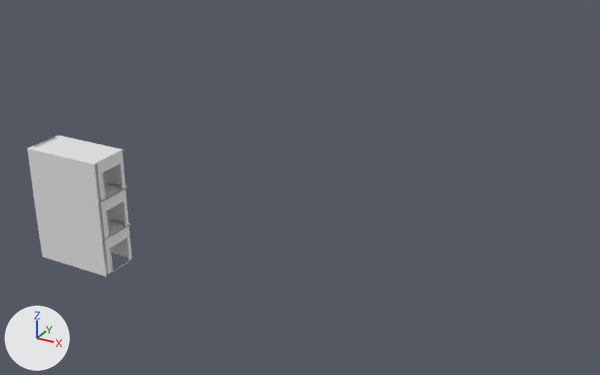
One commit to the Blender file Assets/Resource/Blender/stairs.blend: the scene before it, then after it.
Rendered twice from a 50 mm lens placed at (13.4, -59.1, 27.1), pointed at (-12.6, -11.9, 3.5). Arrows for +X, +Y and +Z are at lower left; the lights stay in place.

In view in the first picture: 'stairs'.
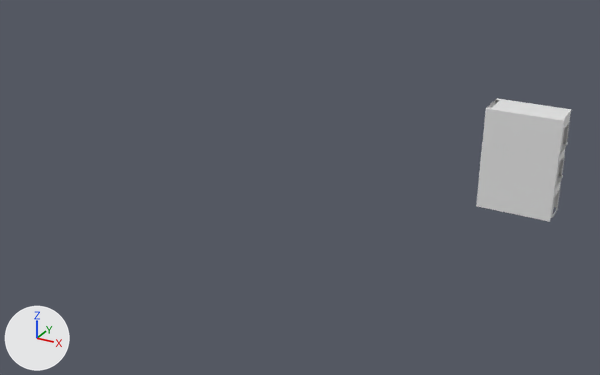
Boxes [x1, y1, x2, y2] around the edits, measured in the pictures (600 x 375 px; the box of a moved part takes in the faces that stretch with it):
'stairs', reshaped, moved (8% narrower, 12% shorter): before [27, 135, 132, 276]; after [476, 98, 572, 222]
part 1 of me_plane_001, moved or reshaped: before [32, 182, 128, 204]; after [479, 174, 563, 190]
part 2 of me_plane_001, moved or reshaped: before [38, 219, 132, 276]; after [476, 176, 561, 222]
part 3 of me_plane_001, moved or reshaped: before [32, 183, 129, 240]; after [479, 142, 566, 189]
part 4 of me_plane_001, moved or reshaped: before [27, 135, 126, 202]; after [483, 98, 572, 155]
part 5 of me_plane_001, moved or reshaped: before [37, 218, 131, 242]; after [483, 142, 568, 156]

Patch to the scene script:
```diff
--- a/Assets/Resource/Blender/stairs.blend.py
+++ b/Assets/Resource/Blender/stairs.blend.py
@@ me_plane_001 @@
 me_plane_001.from_pydata(...)  # 372 vertices, 281 faces; spans x -29.82..-24.14, y -19.65..-16.81, z -2.62..5.29
 # used by ob_stairs; location = (3.65, -4.03, 2.62)
+# me_plane_001 part 1: the loose piece of 63 vertices spanning x -29.79..-24.14, y -19.65..-16.82, z 2.62..2.72 is moved by (27.01, 18.15, -0.05)
+# me_plane_001 part 2: the loose piece of 87 vertices spanning x -29.82..-24.17, y -19.64..-16.81, z -2.62..-0.05 is moved by (27.03, 18.15, 2.62)
+# me_plane_001 part 3: the loose piece of 85 vertices spanning x -29.82..-24.17, y -19.64..-16.82, z 0.05..2.62 is moved by (27.03, 18.15, 2.62)
+# me_plane_001 part 4: the loose piece of 74 vertices spanning x -29.79..-24.15, y -19.65..-16.82, z 2.72..5.29 is moved by (27.03, 18.15, 2.62)
+# me_plane_001 part 5: the loose piece of 63 vertices spanning x -29.82..-24.17, y -19.64..-16.81, z -0.05..0.05 is moved by (27.06, 18.14, 5.29)
@@ ob_stairs @@
 ob_stairs = bpy.data.objects.new('stairs', me_plane_001)
-ob_stairs.location = (3.65, -4.03, 2.62)
+ob_stairs.location = (0.0, 0.0, 0.0)
```
